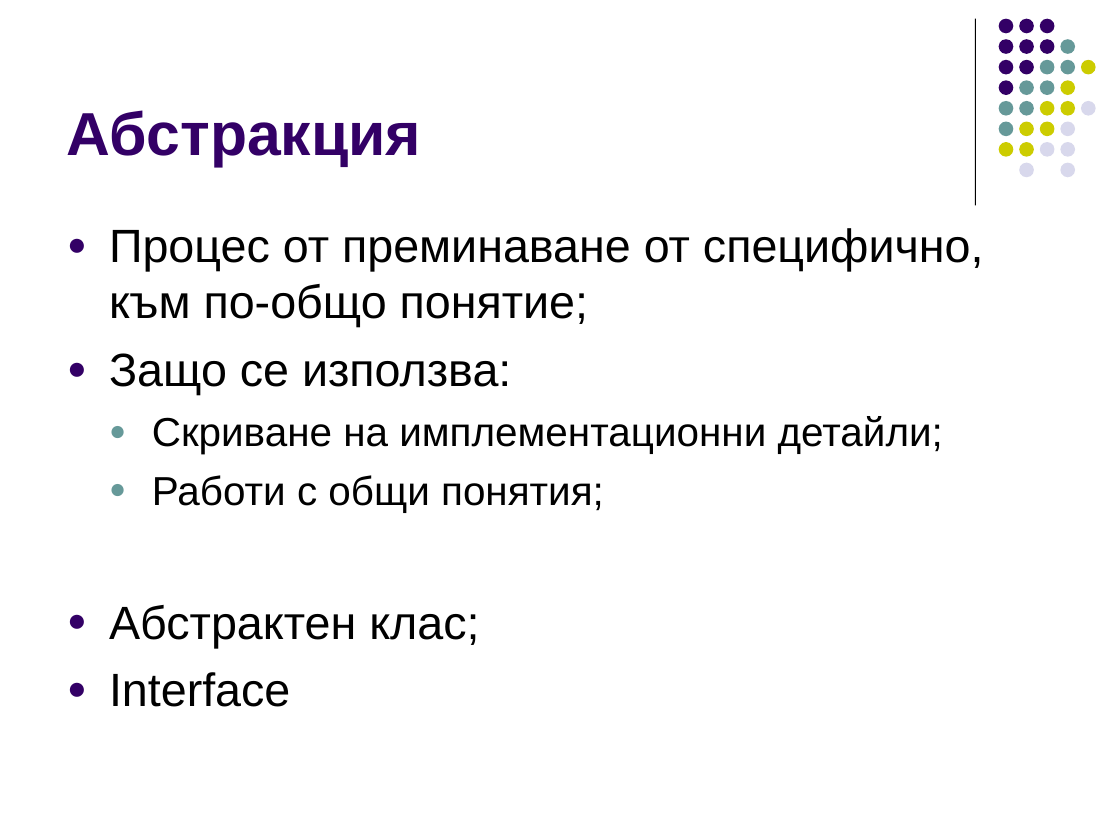
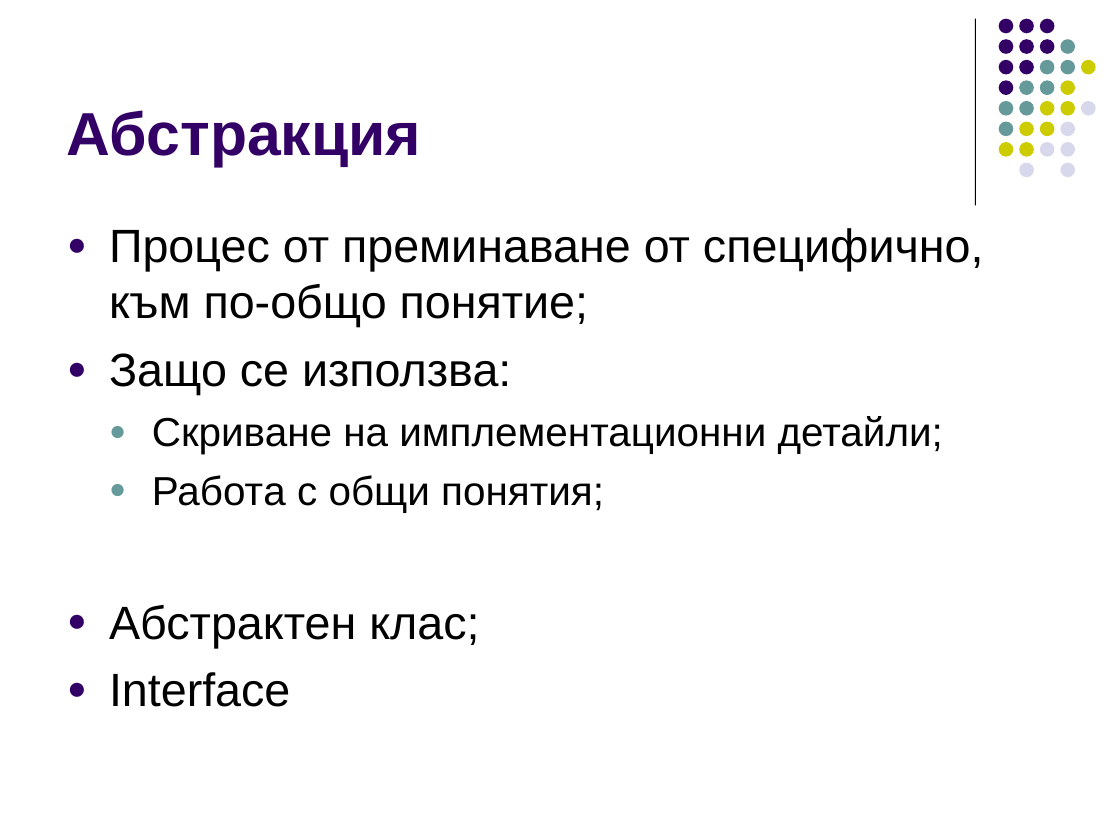
Before and after one commit to ivorusev/startup-factory-java-course, a slide deck: slide 12 of 2-OOP.ppt. Drawn at 1120x840 pixels with LibreOffice and Linux fonts; fonts in the diff are those of the drawing. Boxes give left, top, right and bottom in pixels: in the first picture for what was removed or moved away, otherwise in the second. Text is boxed around its words. In the diff, an @@ line names an element or a change of style, - is before the commit and + after.

```diff
--- a/2-OOP.ppt
+++ b/2-OOP.ppt
@@ text at (152,475,604,513): text changed @@
-  ● Работи с общи понятия;
+  ● Работa с общи понятия;
```
Also in this commit, not shown: 1 other slide changed, 2 other files.
